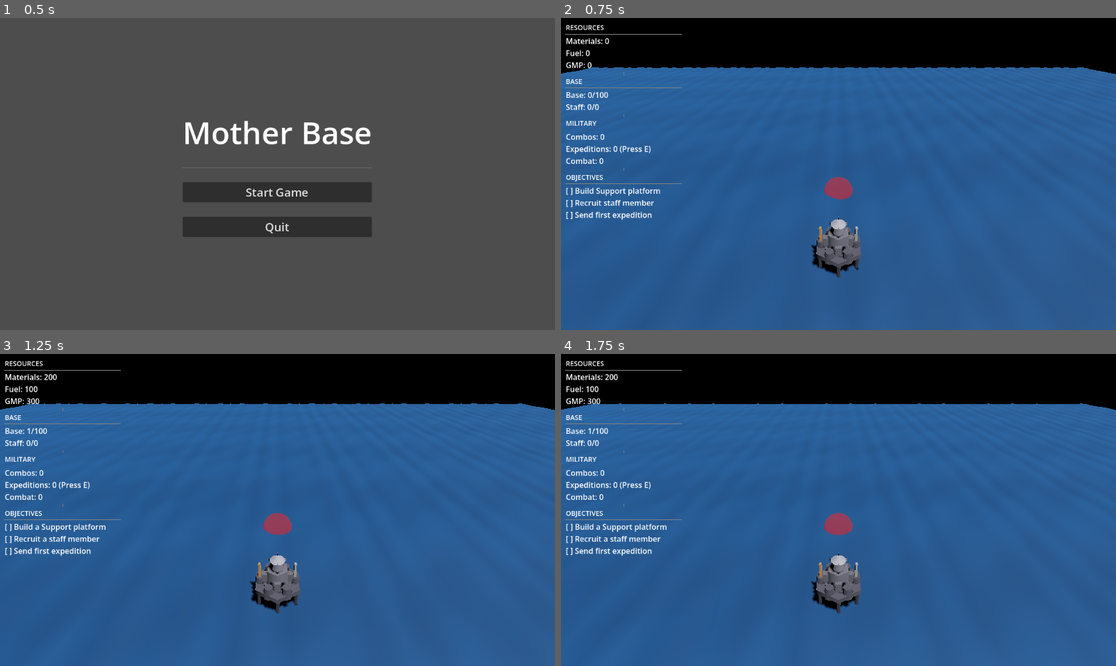
Above: before the commit, frames 1-4 (two rows, left to right).
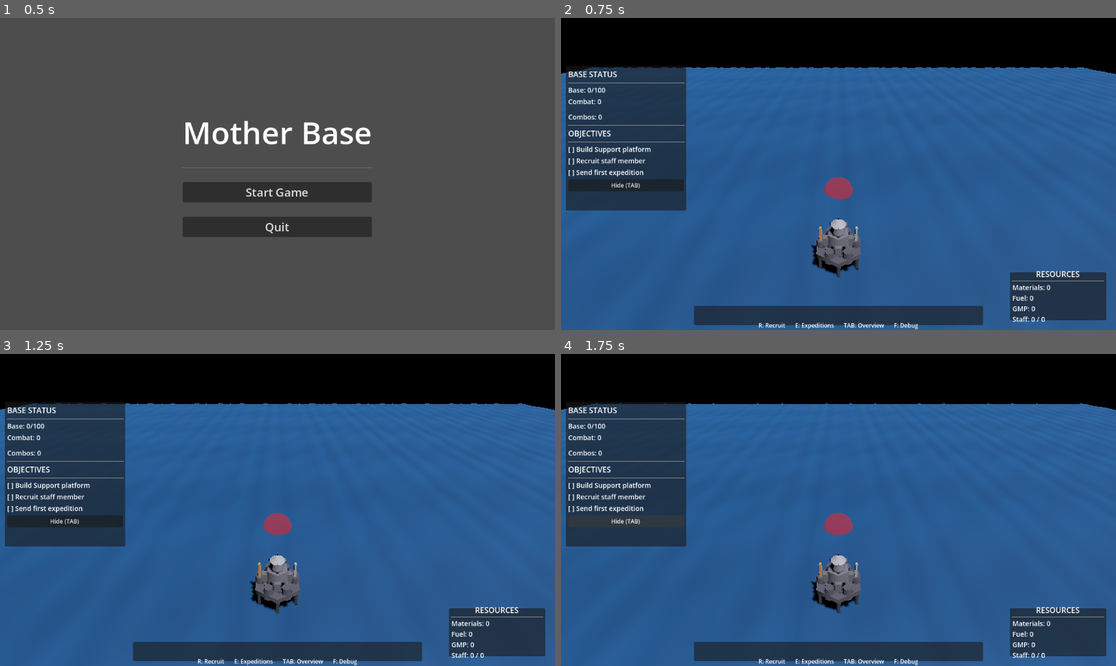
Above: after the commit, the same moments.

Repository: atom32/platform_builder
Game: Godot game, scene res://scenes/main_menu.tscn
Two runs of this game, one before a commit and one after it. Both use one fixed random seed, a clock stepped at 60 frames per second and the inputs below.
Inputs (mouse positions are in pixels of both pictures, inside the frame that each line leads up to):
- Up to frame 1 (0.5 s): no input
- Up to frame 2 (0.75 s): click "Start Game" at 0.5 s
- Up to frame 3 (1.25 s): no input
- Up to frame 4 (1.75 s): click (627, 522) at 1.25 s, where only the run after the commit has a clickable "Hide (TAB)"

Frame 1 is identical in both runs. In frame 2, 16% of the frame differs, in the area x 0-99%, y 2-100%; in frame 3, 16%; in frame 4, 16%.
Error after the commit: Parse Error: Function "_toggle_sidebar()" not found in base self. (res://ui/hud.gd:103)

Commit message:
Redesign HUD to MGSV-style layout
- Move resources to bottom-right corner panel
- Add key binding hints at bottom-center (R, E, TAB, F)
- Create collapsible left sidebar with base stats and objectives
- Sidebar toggles with TAB key or button
- Notifications remain at top-right

Co-Authored-By: Claude Sonnet 4.6 <noreply@anthropic.com>

Diff:
--- a/ui/hud.gd
+++ b/ui/hud.gd
@@ -1,18 +1,27 @@
 extends CanvasLayer
 
-## HUD displays current resources and base status
-
-@onready var materials_label = $VBoxContainer/ResourcesGroup/MaterialsLabel
-@onready var fuel_label = $VBoxContainer/ResourcesGroup/FuelLabel
-@onready var gmp_label = $VBoxContainer/ResourcesGroup/GMPLabel
-@onready var base_size_label = $VBoxContainer/BaseGroup/BaseSizeLabel
-@onready var staff_label = $VBoxContainer/BaseGroup/StaffLabel
-@onready var combo_label = $VBoxContainer/MilitaryGroup/ComboLabel
-@onready var expedition_label = $VBoxContainer/MilitaryGroup/ExpeditionLabel
-@onready var combat_power_label = $VBoxContainer/MilitaryGroup/CombatPowerLabel
-@onready var objective1_label = $VBoxContainer/ObjectivesGroup/Objective1Label
-@onready var objective2_label = $VBoxContainer/ObjectivesGroup/Objective2Label
-@onready var objective3_label = $VBoxContainer/ObjectivesGroup/Objective3Label
+## HUD displays current resources and base status (MGSV style)
+
+## Resource Panel (bottom-right)
+@onready var materials_label = $ResourcePanel/VBoxContainer/MaterialsLabel
+@onready var fuel_label = $ResourcePanel/VBoxContainer/FuelLabel
+@onready var gmp_label = $ResourcePanel/VBoxContainer/GMPLabel
+@onready var staff_label = $ResourcePanel/VBoxContainer/StaffLabel
+
+## Side Bar (left, collapsible)
+@onready var side_bar = $SideBar
+@onready var base_size_label = $SideBar/VBoxContainer/BaseSizeLabel
+@onready var combat_power_label = $SideBar/VBoxContainer/CombatPowerLabel
+@onready var combo_label = $SideBar/VBoxContainer/ComboLabel
+@onready var objective1_label = $SideBar/VBoxContainer/Objective1Label
+@onready var objective2_label = $SideBar/VBoxContainer/Objective2Label
+@onready var objective3_label = $SideBar/VBoxContainer/Objective3Label
+@onready var toggle_sidebar_button = $SideBar/VBoxContainer/ToggleSideBarButton
+
+## Key Bindings (bottom-center)
+@onready var key_bindings_panel = $KeyBindings
+
+## Notifications (top-right)
 @onready var notification_container = $NotificationContainer
 
 ## Update interval for resource display
@@ -34,6 +43,9 @@
 ## Notification settings
 const NOTIFICATION_LIFETIME: float = 5.0  # Seconds
 var notifications: Array = []
+
+## Side bar state
+var side_bar_visible: bool = true
 
 func _ready():
 	# Validate that label nodes exist
@@ -49,10 +61,10 @@
 		push_error("BaseSizeLabel not found in HUD scene!")
 	if not combo_label:
 		push_error("ComboLabel not found in HUD scene!")
-	if not expedition_label:
-		push_error("ExpeditionLabel not found in HUD scene!")
 	if not combat_power_label:
 		push_error("CombatPowerLabel not found in HUD scene!")
+	if not toggle_sidebar_button:
+		push_error("ToggleSideBarButton not found in HUD scene!")
 
 	# Get reference to base system
 	base_system = get_node("/root/Main/Base")
@@ -77,6 +89,18 @@
 
 	# Connect to GMP debt warning signal
 	ResourceSystem.debt_warning_reached.connect(_on_debt_warning)
+
+	# Connect toggle button
+	if toggle_sidebar_button:
+		toggle_sidebar_button.pressed.connect(_on_toggle_sidebar)
+
+	# Set initial state
+	side_bar_visible = true
+
+func _input(event):
+	# Handle TAB key to toggle sidebar
+	if event is InputEventKey and event.pressed and event.keycode == KEY_TAB:
+		_toggle_sidebar()
 
 func _process(delta):
 	update_timer += delta
@@ -141,7 +165,7 @@
 func update_expedition_info():
 	if base_system and base_system.expedition_system:
 		var expedition_count = base_system.expedition_system.get_active_expedition_count()
-		expedition_label.text = TextData.format("ui_expeditions", [expedition_count])
+		# Expedition info now only in sidebar
 
 		# Update combat power
 		if combat_power_label:
@@ -202,6 +226,19 @@
 	if notification_system and notification_system.has_method("show_debt_warning"):
 		notification_system.show_debt_warning()
 
+## Toggle sidebar visibility
+func _on_toggle_sidebar():
+	side_bar_visible = !side_bar_visible
+
+	if side_bar:
+		side_bar.visible = side_bar_visible
+
+	if toggle_sidebar_button:
+		if side_bar_visible:
+			toggle_sidebar_button.text = "Hide (TAB)"
+		else:
+			toggle_sidebar_button.text = "Show (TAB)"
+
 ## ===== NOTIFICATION SYSTEM =====
 
 ## Show a temporary notification message
--- a/ui/hud.tscn
+++ b/ui/hud.tscn
@@ -3,10 +3,13 @@
 [ext_resource type="Script" path="res://ui/hud.gd" id="1_hud"]
 
 [sub_resource type="LabelSettings" id="LabelSettings_resource"]
+font_size = 14
+
+[sub_resource type="LabelSettings" id="LabelSettings_header"]
 font_size = 16
 
-[sub_resource type="LabelSettings" id="LabelSettings_header"]
-font_size = 14
+[sub_resource type="LabelSettings" id="LabelSettings_keys"]
+font_size = 12
 
 [sub_resource type="LabelSettings" id="LabelSettings_notification"]
 font_size = 14
@@ -14,132 +17,183 @@
 [node name="HUD" type="CanvasLayer"]
 script = ExtResource("1_hud")
 
-[node name="VBoxContainer" type="VBoxContainer" parent="."]
+[node name="ResourcePanel" type="Panel" parent="."]
+anchors_preset = 3
+anchor_left = 1.0
+anchor_top = 1.0
+anchor_right = 1.0
+anchor_bottom = 1.0
+offset_left = -220.0
+offset_top = -120.0
+offset_right = -20.0
+offset_bottom = -20.0
+grow_horizontal = 0
+grow_vertical = 0
+
+[node name="VBoxContainer" type="VBoxContainer" parent="ResourcePanel"]
+layout_mode = 1
+anchors_preset = 15
+anchor_right = 1.0
+anchor_bottom = 1.0
+offset_left = 5.0
+offset_top = 5.0
+offset_right = -5.0
+offset_bottom = -5.0
+grow_horizontal = 2
+theme_override_constants/separation = 2
+
+[node name="ResourcesHeader" type="Label" parent="ResourcePanel/VBoxContainer"]
+layout_mode = 2
+label_settings = SubResource("LabelSettings_header")
+text = "RESOURCES"
+horizontal_alignment = 1
+
+[node name="HSeparator" type="HSeparator" parent="ResourcePanel/VBoxContainer"]
+layout_mode = 2
+theme_override_constants/separation = 3
+
+[node name="MaterialsLabel" type="Label" parent="ResourcePanel/VBoxContainer"]
+layout_mode = 2
+label_settings = SubResource("LabelSettings_resource")
+text = "Materials: 0"
+
+[node name="FuelLabel" type="Label" parent="ResourcePanel/VBoxContainer"]
+layout_mode = 2
+label_settings = SubResource("LabelSettings_resource")
+text = "Fuel: 0"
+
+[node name="GMPLabel" type="Label" parent="ResourcePanel/VBoxContainer"]
+layout_mode = 2
+label_settings = SubResource("LabelSettings_resource")
+text = "GMP: 0"
+
+[node name="StaffLabel" type="Label" parent="ResourcePanel/VBoxContainer"]
+layout_mode = 2
+label_settings = SubResource("LabelSettings_resource")
+text = "Staff: 0 / 0"
+
+[node name="KeyBindings" type="Panel" parent="."]
+anchors_preset = 5
+anchor_left = 0.5
+anchor_top = 1.0
+anchor_right = 0.5
+anchor_bottom = 1.0
+offset_left = -300.0
+offset_top = -50.0
+offset_right = 300.0
+offset_bottom = -10.0
+grow_horizontal = 2
+theme_override_constants/separation = 5
+
+[node name="HBoxContainer" type="HBoxContainer" parent="KeyBindings"]
+layout_mode = 1
+anchors_preset = 8
+anchor_left = 0.5
+anchor_top = 1.0
+anchor_right = 0.5
+anchor_bottom = 1.0
 offset_left = 10.0
 offset_top = 10.0
-offset_right = 250.0
-offset_bottom = 450.0
-theme_override_constants/separation = 5
-
-[node name="ResourcesGroup" type="VBoxContainer" parent="VBoxContainer"]
-layout_mode = 2
-theme_override_constants/separation = 2
-
-[node name="ResourcesHeader" type="Label" parent="VBoxContainer/ResourcesGroup"]
+offset_right = -10.0
+offset_bottom = -10.0
+grow_horizontal = 2
+alignment = 1
+theme_override_constants/separation = 20
+
+[node name="RLabel" type="Label" parent="KeyBindings/HBoxContainer"]
+layout_mode = 2
+label_settings = SubResource("LabelSettings_keys")
+text = "R: Recruit"
+
+[node name="ELabel" type="Label" parent="KeyBindings/HBoxContainer"]
+layout_mode = 2
+label_settings = SubResource("LabelSettings_keys")
+text = "E: Expeditions"
+
+[node name="TabLabel" type="Label" parent="KeyBindings/HBoxContainer"]
+layout_mode = 2
+label_settings = SubResource("LabelSettings_keys")
+text = "TAB: Overview"
+
+[node name="FLabel" type="Label" parent="KeyBindings/HBoxContainer"]
+layout_mode = 2
+label_settings = SubResource("LabelSettings_keys")
+text = "F: Debug"
+
+[node name="SideBar" type="Panel" parent="."]
+offset_left = 10.0
+offset_top = 100.0
+offset_right = 260.0
+offset_bottom = 400.0
+grow_vertical = 2
+
+[node name="VBoxContainer" type="VBoxContainer" parent="SideBar"]
+layout_mode = 1
+anchors_preset = 15
+anchor_right = 1.0
+anchor_bottom = 1.0
+offset_left = 5.0
+offset_top = 5.0
+offset_right = -5.0
+offset_bottom = -5.0
+grow_vertical = 2
+
+[node name="SideBarHeader" type="Label" parent="SideBar/VBoxContainer"]
 layout_mode = 2
 label_settings = SubResource("LabelSettings_header")
-text = "RESOURCES"
-
-[node name="HSeparator1" type="HSeparator" parent="VBoxContainer/ResourcesGroup"]
-layout_mode = 2
-theme_override_constants/separation = 2
-
-[node name="MaterialsLabel" type="Label" parent="VBoxContainer/ResourcesGroup"]
-layout_mode = 2
-label_settings = SubResource("LabelSettings_resource")
-text = "Materials: 0"
-
-[node name="FuelLabel" type="Label" parent="VBoxContainer/ResourcesGroup"]
-layout_mode = 2
-label_settings = SubResource("LabelSettings_resource")
-text = "Fuel: 0"
-
-[node name="GMPLabel" type="Label" parent="VBoxContainer/ResourcesGroup"]
-layout_mode = 2
-label_settings = SubResource("LabelSettings_resource")
-text = "GMP: 0"
-
-[node name="VSeparator1" type="VSeparator" parent="VBoxContainer"]
-layout_mode = 2
-theme_override_constants/separation = 0
-
-[node name="BaseGroup" type="VBoxContainer" parent="VBoxContainer"]
-layout_mode = 2
-theme_override_constants/separation = 2
-
-[node name="BaseHeader" type="Label" parent="VBoxContainer/BaseGroup"]
-layout_mode = 2
-label_settings = SubResource("LabelSettings_header")
-text = "BASE"
-
-[node name="HSeparator2" type="HSeparator" parent="VBoxContainer/BaseGroup"]
-layout_mode = 2
-theme_override_constants/separation = 2
-
-[node name="BaseSizeLabel" type="Label" parent="VBoxContainer/BaseGroup"]
+text = "BASE STATUS"
+
+[node name="HSeparator1" type="HSeparator" parent="SideBar/VBoxContainer"]
+layout_mode = 2
+
+[node name="BaseSizeLabel" type="Label" parent="SideBar/VBoxContainer"]
 layout_mode = 2
 label_settings = SubResource("LabelSettings_resource")
 text = "Base: 0/100"
 
-[node name="StaffLabel" type="Label" parent="VBoxContainer/BaseGroup"]
-layout_mode = 2
-label_settings = SubResource("LabelSettings_resource")
-text = "Staff: 0/0"
-
-[node name="VSeparator2" type="VSeparator" parent="VBoxContainer"]
-layout_mode = 2
-theme_override_constants/separation = 0
-
-[node name="MilitaryGroup" type="VBoxContainer" parent="VBoxContainer"]
-layout_mode = 2
-theme_override_constants/separation = 2
-
-[node name="MilitaryHeader" type="Label" parent="VBoxContainer/MilitaryGroup"]
-layout_mode = 2
-label_settings = SubResource("LabelSettings_header")
-text = "MILITARY"
-
-[node name="HSeparator3" type="HSeparator" parent="VBoxContainer/MilitaryGroup"]
-layout_mode = 2
-theme_override_constants/separation = 2
-
-[node name="ComboLabel" type="Label" parent="VBoxContainer/MilitaryGroup"]
+[node name="CombatPowerLabel" type="Label" parent="SideBar/VBoxContainer"]
+layout_mode = 2
+label_settings = SubResource("LabelSettings_resource")
+text = "Combat: 0"
+
+[node name="HSeparator2" type="HSeparator" parent="SideBar/VBoxContainer"]
+layout_mode = 2
+
+[node name="ComboLabel" type="Label" parent="SideBar/VBoxContainer"]
 layout_mode = 2
 label_settings = SubResource("LabelSettings_resource")
 text = "Combos: 0"
-autowrap_mode = 3
-
-[node name="ExpeditionLabel" type="Label" parent="VBoxContainer/MilitaryGroup"]
-layout_mode = 2
-label_settings = SubResource("LabelSettings_resource")
-text = "Expeditions: 0 (Press E)"
-
-[node name="CombatPowerLabel" type="Label" parent="VBoxContainer/MilitaryGroup"]
-layout_mode = 2
-label_settings = SubResource("LabelSettings_resource")
-text = "Combat: 0"
-
-[node name="VSeparator3" type="VSeparator" parent="VBoxContainer"]
-layout_mode = 2
-theme_override_constants/separation = 0
-
-[node name="ObjectivesGroup" type="VBoxContainer" parent="VBoxContainer"]
-layout_mode = 2
-theme_override_constants/separation = 2
-
-[node name="ObjectivesHeader" type="Label" parent="VBoxContainer/ObjectivesGroup"]
+
+[node name="HSeparator3" type="HSeparator" parent="SideBar/VBoxContainer"]
+layout_mode = 2
+
+[node name="ObjectivesHeader" type="Label" parent="SideBar/VBoxContainer"]
 layout_mode = 2
 label_settings = SubResource("LabelSettings_header")
 text = "OBJECTIVES"
 
-[node name="HSeparator4" type="HSeparator" parent="VBoxContainer/ObjectivesGroup"]
-layout_mode = 2
-theme_override_constants/separation = 2
-
-[node name="Objective1Label" type="Label" parent="VBoxContainer/ObjectivesGroup"]
+[node name="HSeparator4" type="HSeparator" parent="SideBar/VBoxContainer"]
+layout_mode = 2
+
+[node name="Objective1Label" type="Label" parent="SideBar/VBoxContainer"]
 layout_mode = 2
 label_settings = SubResource("LabelSettings_resource")
 text = "[ ] Build Support platform"
 
-[node name="Objective2Label" type="Label" parent="VBoxContainer/ObjectivesGroup"]
+[node name="Objective2Label" type="Label" parent="SideBar/VBoxContainer"]
 layout_mode = 2
 label_settings = SubResource("LabelSettings_resource")
 text = "[ ] Recruit staff member"
 
-[node name="Objective3Label" type="Label" parent="VBoxContainer/ObjectivesGroup"]
+[node name="Objective3Label" type="Label" parent="SideBar/VBoxContainer"]
 layout_mode = 2
 label_settings = SubResource("LabelSettings_resource")
 text = "[ ] Send first expedition"
+
+[node name="ToggleSideBarButton" type="Button" parent="SideBar/VBoxContainer"]
+layout_mode = 2
+theme_override_font_sizes/font_size = 12
+text = "Hide (TAB)"
 
 [node name="NotificationContainer" type="VBoxContainer" parent="."]
 anchors_preset = 1
